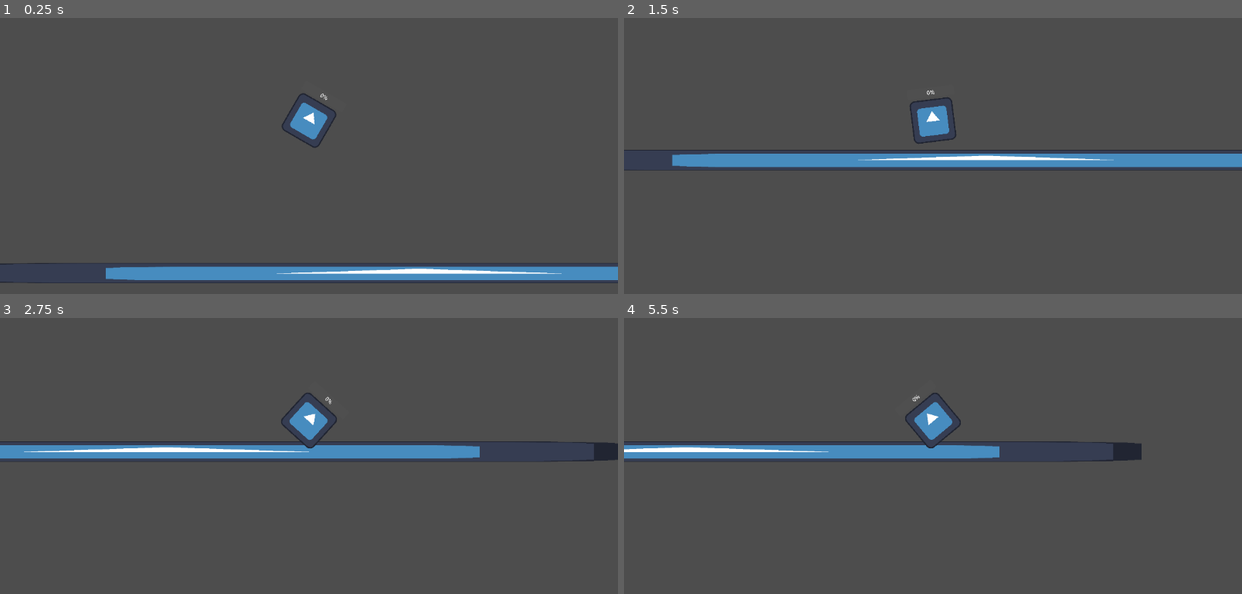
Above: before the commit, frames 1-4 (two rows, left to right).
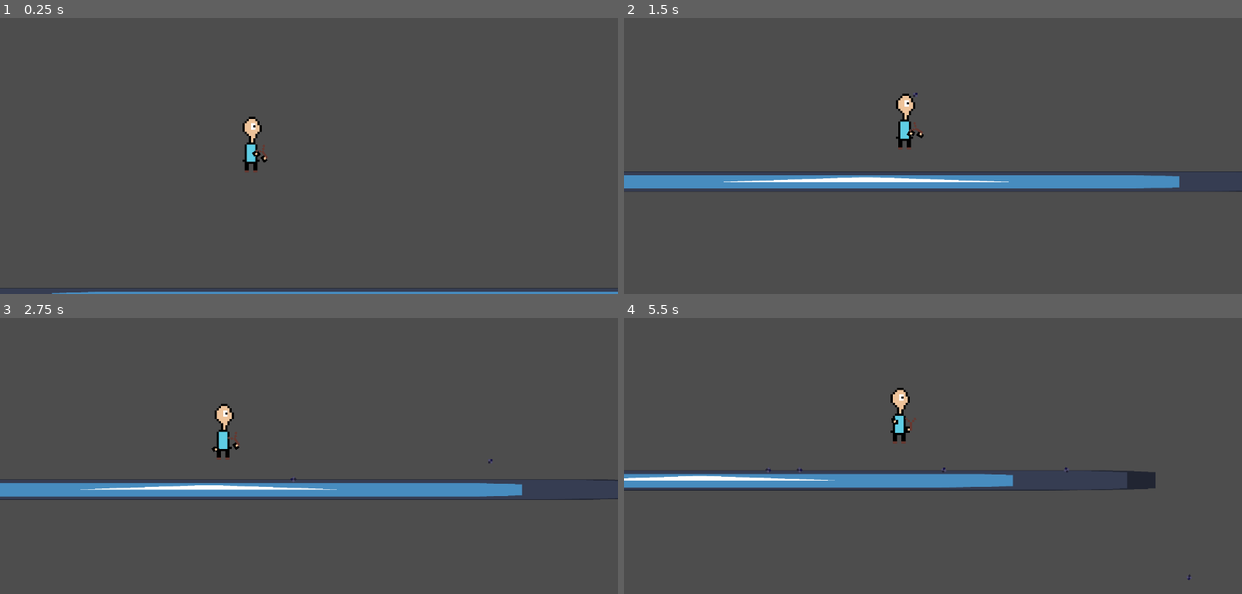
Above: after the commit, the same moments.

Repository: abc-is-here/protect-with-stones
Game: Godot game, scene res://scenes/world.tscn
Same seed, same stepped clock (60 frames per second), same inputs: the game is played once before the commit and once after it. The engine's default icon, where the game draws it, is replaced by a stand-in: a white triangle on a blue panel in a dark square.
Inputs (mouse positions are in pixels of both pictures, inside the frame that each line leads up to):
- Up to frame 1 (0.25 s): no input
- Up to frame 2 (1.5 s): tap Enter at 0.5 s; move the mouse to (1068, 103) at 0.52 s; press the mouse at (1068, 103) at 0.53 s; hold Right (right, bound only after the commit) from 0.53 s (still down); tap Space (jump, bound only after the commit) at 0.77, 0.8, 1.07, 1.35 s; move the mouse to (809, 136) at 1.27 s; release the mouse at (809, 136) at 1.28 s
- Up to frame 3 (2.75 s): tap Space (jump, bound only after the commit) at 1.52, 1.82, 2.3 s; click (185, 436) at 1.55 s; move the mouse to (370, 342) at 2.02 s; release Right (right, bound only after the commit) at 2.03 s; press the mouse at (370, 342) at 2.03 s; hold Left (left, bound only after the commit) from 2.03 s (still down)
- Up to frame 4 (5.5 s): move the mouse to (902, 489) at 2.77 s; release Left (left, bound only after the commit) at 2.78 s; release the mouse at (902, 489) at 2.78 s; hold Right (right, bound only after the commit) 2.78-4.28 s; click (902, 489) at 2.85 s; tap Space (jump, bound only after the commit) at 3.02, 3.32, 3.6, 3.77, 4.07, 4.52, 4.82, 5.3 s; move the mouse to (1118, 472) at 3.52 s; move the mouse to (747, 367) at 4.27 s; hold Left (left, bound only after the commit) 4.28-5.03 s; click (747, 367) at 4.35 s; move the mouse to (963, 420) at 5.02 s; press the mouse at (963, 420) at 5.03 s; hold Right (right, bound only after the commit) from 5.03 s (still down)

The runs differ from the first frame. In frame 1, 6.8% of the frame differs, in the area x 0-100%, y 27-100%; in frame 2, 11%, in the area x 0-100%, y 25-63%; in frame 3, 10%; in frame 4, 9.0%.

Commit message:
made the demo character, worked on shooting

Diff:
--- a/project.godot
+++ b/project.godot
@@ -17,6 +17,8 @@
 
 [display]
 
+window/size/window_width_override=2304
+window/size/window_height_override=1296
 window/stretch/mode="viewport"
 
 [editor_plugins]
@@ -31,6 +33,21 @@
 , Object(InputEventMouseButton,"resource_local_to_scene":false,"resource_name":"","device":-1,"window_id":0,"alt_presse …(250 unchanged characters)…
 ]
 }
+jump={
+"deadzone": 0.2,
+"events": [Object(InputEventKey,"resource_local_to_scene":false,"resource_name":"","device":-1,"window_id":0,"alt_pressed":false,"shift_pressed":false,"ctrl_pressed":false,"meta_pressed":false,"pressed":false,"keycode":0,"physical_keycode":32,"key_label":0,"unicode":32,"location":0,"echo":false,"script":null)
+]
+}
+left={
+"deadzone": 0.2,
+"events": [Object(InputEventKey,"resource_local_to_scene":false,"resource_name":"","device":-1,"window_id":0,"alt_pressed":false,"shift_pressed":false,"ctrl_pressed":false,"meta_pressed":false,"pressed":false,"keycode":0,"physical_keycode":4194319,"key_label":0,"unicode":0,"location":0,"echo":false,"script":null)
+]
+}
+right={
+"deadzone": 0.2,
+"events": [Object(InputEventKey,"resource_local_to_scene":false,"resource_name":"","device":-1,"window_id":0,"alt_pressed":false,"shift_pressed":false,"ctrl_pressed":false,"meta_pressed":false,"pressed":false,"keycode":0,"physical_keycode":4194321,"key_label":0,"unicode":0,"location":0,"echo":false,"script":null)
+]
+}
 
 [physics]
 
--- /dev/null
+++ b/scenes/player.tscn
@@ -0,0 +1,39 @@
+[gd_scene load_steps=6 format=3 uid="uid://gr62bmdtrxqu"]
+
+[ext_resource type="Texture2D" uid="uid://cjra58dkwwhdy" path="res://assets/body.png" id="1_qlg0r"]
+[ext_resource type="Script" uid="uid://buecgeklarc6k" path="res://scripts/player.gd" id="1_tuyoq"]
+[ext_resource type="Texture2D" uid="uid://0risugqvupbx" path="res://assets/slingshot.png" id="2_tuyoq"]
+[ext_resource type="Texture2D" uid="uid://bl0i0mm6hsvj2" path="res://assets/hand_above.png" id="4_smehm"]
+
+[sub_resource type="CapsuleShape2D" id="CapsuleShape2D_y4r1p"]
+radius = 7.0
+height = 98.0
+
+[node name="player" type="CharacterBody2D"]
+script = ExtResource("1_tuyoq")
+
+[node name="body" type="Sprite2D" parent="."]
+scale = Vector2(4, 4)
+texture = ExtResource("1_qlg0r")
+
+[node name="Slingshot" type="Sprite2D" parent="."]
+position = Vector2(14, 10)
+scale = Vector2(4, 4)
+texture = ExtResource("2_tuyoq")
+offset = Vector2(-3.5, -2.5)
+
+[node name="HandAbove" type="Sprite2D" parent="Slingshot"]
+position = Vector2(-3.51, -2.52)
+texture = ExtResource("4_smehm")
+
+[node name="stone_pos" type="Marker2D" parent="Slingshot"]
+position = Vector2(0, -2.5)
+
+[node name="CollisionShape2D" type="CollisionShape2D" parent="."]
+position = Vector2(-8, -1)
+shape = SubResource("CapsuleShape2D_y4r1p")
+
+[node name="Camera2D" type="Camera2D" parent="."]
+offset = Vector2(100, -20)
+limit_smoothed = true
+position_smoothing_enabled = true
--- a/scenes/stone.tscn
+++ b/scenes/stone.tscn
@@ -47,5 +47,3 @@
 
 [node name="CollisionShape2D" type="CollisionShape2D" parent="."]
 shape = SubResource("CircleShape2D_hmdus")
-
-[node name="Camera2D" type="Camera2D" parent="."]
--- /dev/null
+++ b/scenes/stone_new.tscn
@@ -0,0 +1,26 @@
+[gd_scene load_steps=5 format=3 uid="uid://p31v3ikq2kn6"]
+
+[ext_resource type="Script" uid="uid://cmvs6vv7ix2h4" path="res://scripts/stone_new.gd" id="1_hd0w3"]
+[ext_resource type="Texture2D" uid="uid://0og8o0vgfwhs" path="res://assets/stone.png" id="1_wc8uc"]
+
+[sub_resource type="PhysicsMaterial" id="PhysicsMaterial_wc8uc"]
+friction = 0.8
+bounce = 0.2
+
+[sub_resource type="CircleShape2D" id="CircleShape2D_wc8uc"]
+radius = 1.0
+
+[node name="stone_new" type="RigidBody2D"]
+collision_layer = 2
+collision_mask = 2
+physics_material_override = SubResource("PhysicsMaterial_wc8uc")
+gravity_scale = 0.6
+script = ExtResource("1_hd0w3")
+
+[node name="stone" type="Sprite2D" parent="."]
+scale = Vector2(4, 4)
+texture = ExtResource("1_wc8uc")
+offset = Vector2(-3, 1)
+
+[node name="CollisionShape2D" type="CollisionShape2D" parent="."]
+shape = SubResource("CircleShape2D_wc8uc")
--- a/scenes/world.tscn
+++ b/scenes/world.tscn
@@ -1,7 +1,7 @@
 [gd_scene load_steps=4 format=3 uid="uid://cdfaj2e6rmlif"]
 
 [ext_resource type="Texture2D" uid="uid://bpier3uq4phgx" path="res://icon.svg" id="1_rwgxs"]
-[ext_resource type="PackedScene" uid="uid://dlju7axryo3c6" path="res://scenes/stone.tscn" id="2_4wyf3"]
+[ext_resource type="PackedScene" uid="uid://gr62bmdtrxqu" path="res://scenes/player.tscn" id="2_rwgxs"]
 
 [sub_resource type="RectangleShape2D" id="RectangleShape2D_k0juu"]
 size = Vector2(1700, 40.5)
@@ -10,6 +10,8 @@
 
 [node name="StaticBody2D" type="StaticBody2D" parent="."]
 position = Vector2(-100, -300)
+collision_layer = 3
+collision_mask = 3
 
 [node name="Sprite2D" type="Sprite2D" parent="StaticBody2D"]
 position = Vector2(305.5, 627)
@@ -20,4 +22,4 @@
 position = Vector2(305, 629)
 shape = SubResource("RectangleShape2D_k0juu")
 
-[node name="stone" parent="." instance=ExtResource("2_4wyf3")]
+[node name="player" parent="." instance=ExtResource("2_rwgxs")]
--- /dev/null
+++ b/scripts/player.gd
@@ -0,0 +1,59 @@
+extends CharacterBody2D
+
+
+const SPEED = 300.0
+const JUMP_VELOCITY = -400.0
+
+@export var max_pull = 15.0
+@export var charge_speed = 10.0
+@export var shoot_power = 100.0
+
+@onready var slingshot: Sprite2D = $Slingshot
+@onready var hand_above: Sprite2D = $Slingshot/HandAbove
+@onready var stone_pos: Marker2D = $Slingshot/stone_pos
+
+var hand_above_pos: Vector2
+var cur_pull = 0.0
+var charging = false
+
+func _ready() -> void:
+	hand_above_pos = hand_above.position
+
+func _process(delta: float) -> void:
+	if Input.is_action_pressed("drag"):
+		charging = true
+		cur_pull = min(cur_pull + charge_speed*delta, max_pull)
+		hand_above.position = hand_above_pos+Vector2(-cur_pull, 0)
+
+	if Input.is_action_just_released("drag") and charging:
+		shoot_stone(cur_pull)
+		charging = false
+		cur_pull = 0
+		hand_above.position = hand_above_pos
+
+	slingshot.look_at(get_global_mouse_position())
+	slingshot.rotation = clamp(slingshot.rotation, deg_to_rad(-60), deg_to_rad(60))
+
+func _physics_process(delta: float) -> void:
+
+	if not is_on_floor():
+		velocity += get_gravity() * delta
+
+	if Input.is_action_just_pressed("jump") and is_on_floor():
+		velocity.y = JUMP_VELOCITY
+
+	var direction := Input.get_axis("left", "right")
+	if direction:
+		velocity.x = direction * SPEED
+	else:
+		velocity.x = move_toward(velocity.x, 0, SPEED)
+
+	move_and_slide()
+
+func shoot_stone(strength: float) -> void:
+	var stone = preload("res://scenes/stone_new.tscn").instantiate()
+	get_parent().add_child(stone)
+	stone.global_position = stone_pos.global_position
+
+	var dir = slingshot.transform.x.normalized()
+	stone.apply_impulse(dir * strength * shoot_power)
--- /dev/null
+++ b/scripts/stone_new.gd
@@ -0,0 +1,6 @@
+extends RigidBody2D
+
+
+func _ready() -> void:
+	await get_tree().create_timer(10).timeout
+	queue_free()
Binary file added: assets/Sprite-0001.aseprite
Binary file added: assets/body.png
Not shown, added: assets/body.png.import
Binary file added: assets/hand_above.png
Not shown, added: assets/hand_above.png.import
Binary file added: assets/player_demo.aseprite
Binary file added: assets/player_demo.png
Not shown, added: assets/player_demo.png.import
Binary file added: assets/slingshot.png
Not shown, added: assets/slingshot.png.import
Binary file added: assets/stone.png
Not shown, added: assets/stone.png.import
(and 2 more such lines)
